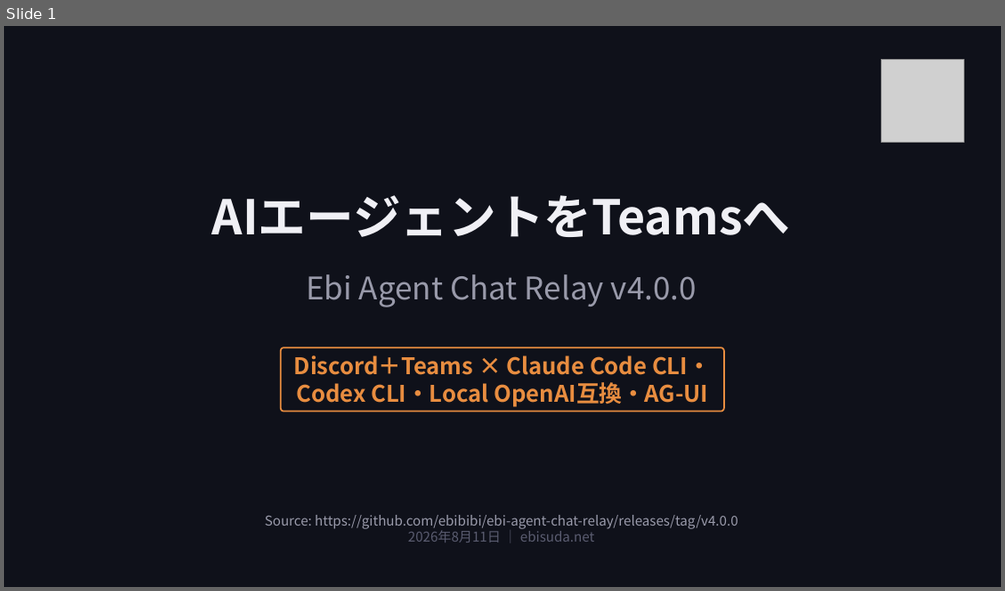
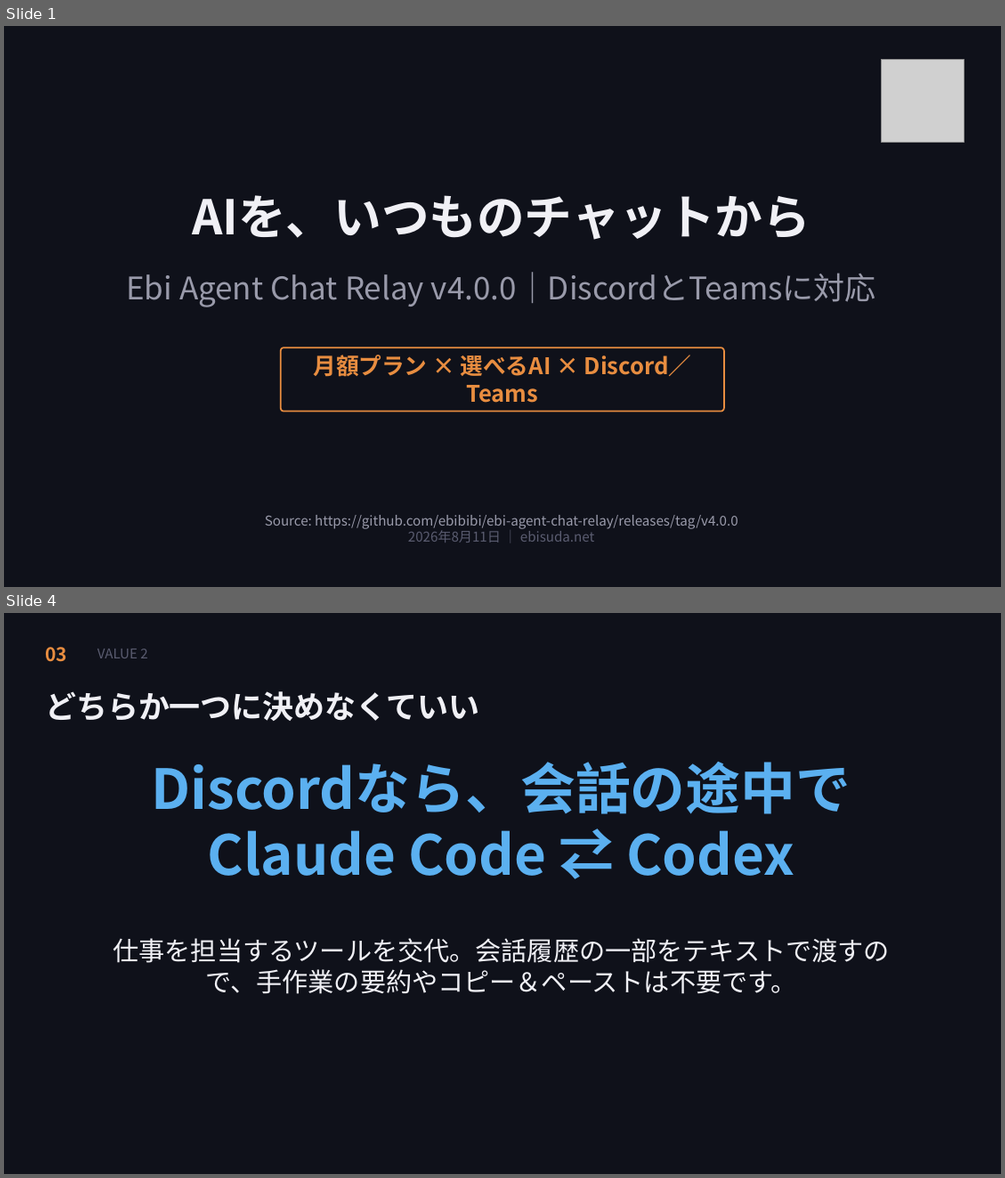
Before and after one commit to ebibibi/presentations, a slide deck: 20260811_EbiAgentChatRelay_v4/Ebi Agent Chat Relay v4 - DiscordとTeamsから複数AIを使う.pptx. Shown one above the other, each under a label of ours: slide 1 before the commit, slides 1 and 4 after it; the slides between them are not shown. The pictures are 1005x591 and 1005x1178 pixels, drawn with LibreOffice and Linux fonts; fonts in the diff are those of the drawing; grey boxes stand for pictures. Boxes give left, top, right and bottom in pixels: in the first picture for what was removed or moved away, otherwise in the second. Text is boxed around its words. In the diff, an @@ line names an element or a change of style, - is before the commit and + after.

Commit message:
docs: simplify Ebi Agent Chat Relay v4 video deck (#10)

```diff
--- a/20260811_EbiAgentChatRelay_v4/Ebi Agent Chat Relay v4 - DiscordとTeamsから複数AIを使う.pptx
+++ b/20260811_EbiAgentChatRelay_v4/Ebi Agent Chat Relay v4 - DiscordとTeamsから複数AIを使う.pptx
@@ slide 4 added at (4,613,1001,1174), background #0F111A @@
@@ text added at (45,647,67,662), 18 pt, text #E88D40, bold @@
+03
@@ text added at (97,649,147,658), 13 pt, text #5A5C70 @@
+VALUE 2
@@ text added at (45,691,480,721), 30 pt, text #F0F0F5, bold @@
+どちらか一つに決めなくていい
@@ text added at (152,762,851,876), 53 pt, text #5BB0F0, bold @@
+Discordなら、会話の途中でClaude Code ⇄ Codex
@@ text added at (113,938,890,994), 25 pt, text #F0F0F5 @@
+仕事を担当するツールを交代。会話履歴の一部をテキストで渡すので、手作業の要約やコピー＆ペーストは不要です。
@@ slide 1 changed as well @@
@@ text at (192,195,810,240): text changed @@
-AIエージェントをTeamsへ
+AIを、いつものチャットから
@@ text at (126,272,876,307): text changed @@
-Ebi Agent Chat Relay v4.0.0
+Ebi Agent Chat Relay v4.0.0｜DiscordとTeamsに対応
@@ text at (313,354,692,402): text changed @@
-Discord＋Teams × Claude Code CLI・Codex CLI・Local OpenAI互換・AG-UI
+月額プラン × 選べるAI × Discord／Teams
```
Also in this commit, not shown: 8 other slides added, 13 slides removed, 24 other files.
